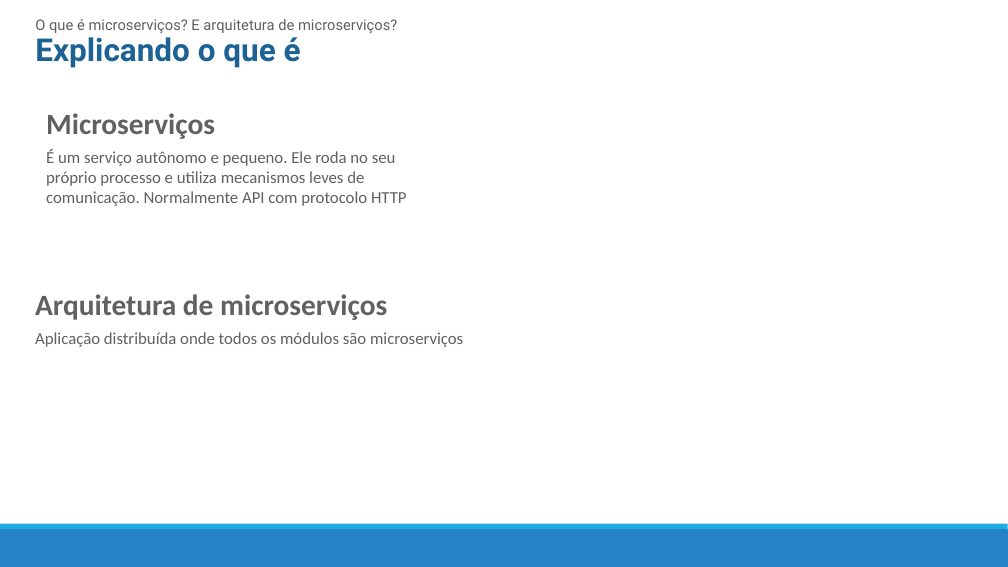
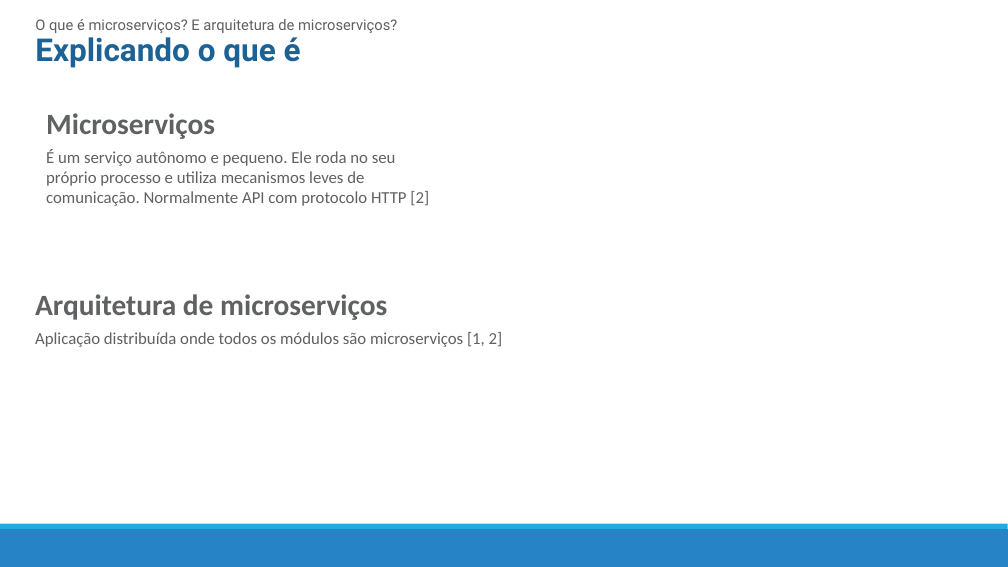
Before and after one commit to mrezende/architecture-discipline, a slide deck: slide 4 of article-presentation/Artigo.pptx. Drawn at 1008x567 pixels with LibreOffice and Linux fonts; fonts in the diff are those of the drawing. Boxes give left, top, right and bottom in pixels: in the first picture for what was removed or moved away, otherwise in the second. Text is boxed around its words. In the diff, an @@ line names an element or a change of style, - is before the commit and + after.

```diff
--- a/article-presentation/Artigo.pptx
+++ b/article-presentation/Artigo.pptx
@@ text at (x1=46, y1=150, x2=429, y2=206): text changed @@
-É um serviço autônomo e pequeno. Ele roda no seu próprio processo e utiliza mecanismos leves de comunicação. Normalmente API com protocolo HTTP
+É um serviço autônomo e pequeno. Ele roda no seu próprio processo e utiliza mecanismos leves de comunicação. Normalmente API com protocolo HTTP [2]
@@ text at (x1=35, y1=332, x2=503, y2=347): text changed @@
-Aplicação distribuída onde todos os módulos são microserviços
+Aplicação distribuída onde todos os módulos são microserviços [1, 2]
```
Also in this commit, not shown: 8 other slides changed.
